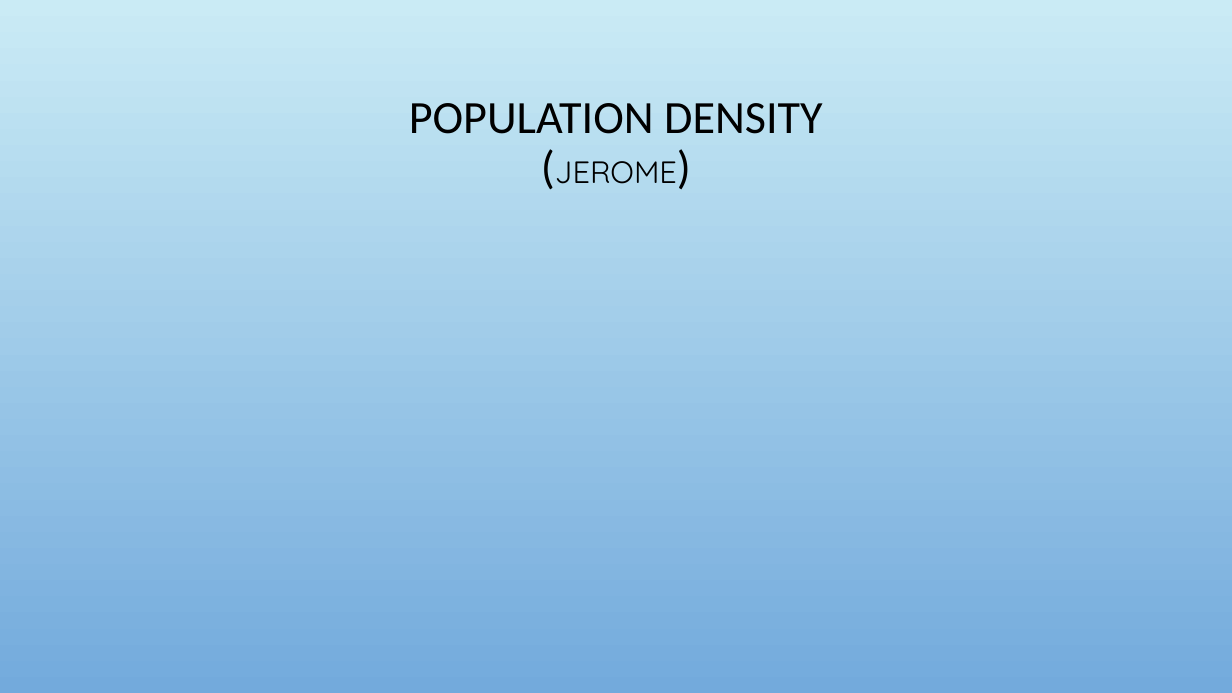
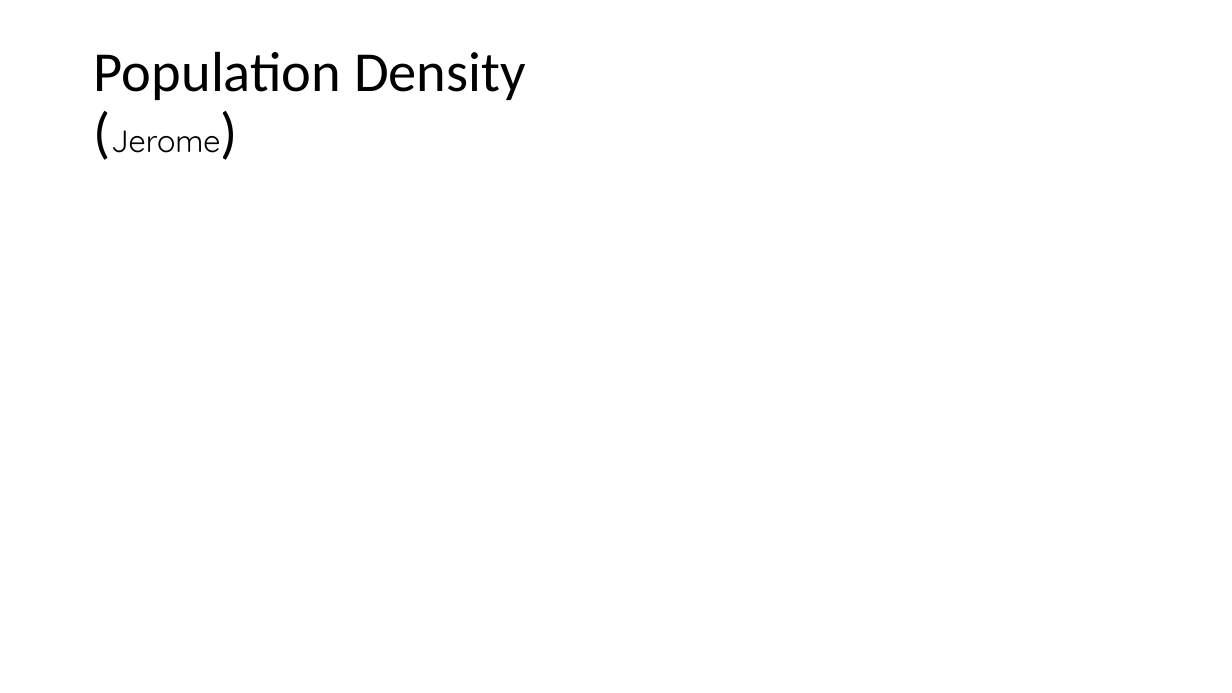
Before and after one commit to Siraj2493/Project-1, a slide deck: slide 10 of A-TEAM Presentation.pptx (slide 6 before the commit). Drawn at 1232x693 pixels with LibreOffice and Linux fonts; fonts in the diff are those of the drawing; background and template pictures are left out. Boxes give left, top, right and bottom in pixels: in the first picture for what was removed or moved away, otherwise in the second. Text is boxed around its words. In the diff, an @@ line names an element or a change of style, - is before the commit and + after.

```diff
--- a/A-TEAM Presentation.pptx
+++ b/A-TEAM Presentation.pptx
@@ background picture (left out) to #FFFFFF @@
@@ title at (94, 51, 526, 153): text changed; size 36 to 44 pt @@
-POPULATION DENSITY
-(JEROME)
+Population Density
+(Jerome)
```
Also in this commit, not shown: 7 other slides changed, 5 slides added, 1 slide removed, 1 other file.
